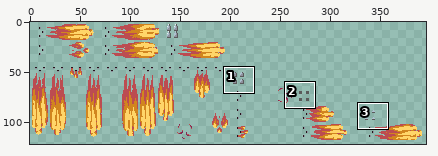
Sprite sheet, stored at assets/anim/traps/traps.png. The picture above shows the old version from afar; the outline marks the close-up.
Close-up. Before the edit:
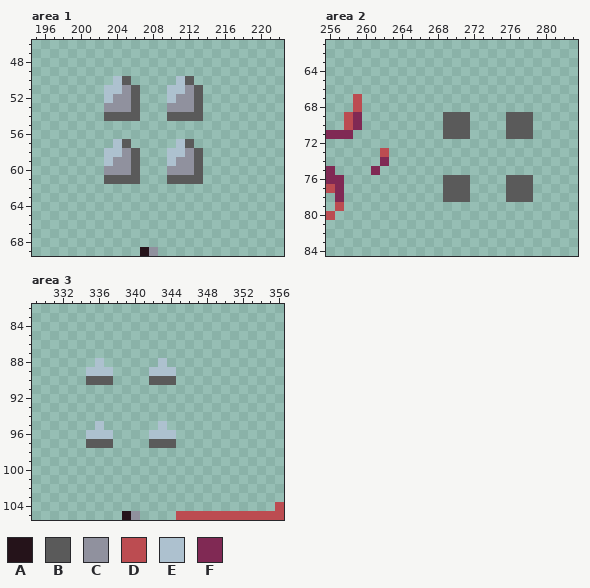
The file is 512x128 pixels. Shown: area 1: x 195..222, y 46..69; area 2: x 256..283, y 61..84; area 3: x 329..356, y 82..105. The wide view leaves out empty margins.
Palette (. is transparent): A #25131a  B #5a5a5a  C #90919e  D #bc4c51  E #adc1cf  F #802954
Pixels before, area 1, first column x 203:
50 .EB.....EB.
51 EECB...EECB
52 ECCB...ECCB
53 CCCB...CCCB
54 BBBB...BBBB
55 ...........
56 ...........
57 .EB.....EB.
58 EECB...EECB
59 ECCB...ECCB
60 CCCB...CCCB
61 BBBB...BBBB
62 ...........
63 ...........
64 ...........
65 ...........
66 ...........
67 ...........
68 ...........
69 ....AC.....
Pixels before, area 2, first column x 256:
67 ...D...................
68 ...D...................
69 ..DF.........BBB....BBB
70 ..DF.........BBB....BBB
71 FFF..........BBB....BBB
72 .......................
73 ......D................
74 ......F................
75 F....F.................
76 FF...........BBB....BBB
77 DF...........BBB....BBB
78 .F...........BBB....BBB
79 .D.....................
80 D......................
Pixels before, area 3, first column x 335:
 88 .E......E.............
 89 EEE....EEE............
 90 BBB....BBB............
 91 ......................
 92 ......................
 93 ......................
 94 ......................
 95 .E......E.............
 96 EEE....EEE............
 97 BBB....BBB............
 98 ......................
 99 ......................
100 ......................
101 ......................
102 ......................
103 ......................
104 .....................D
105 ....AC....DDDDDDDDDDDD
After:
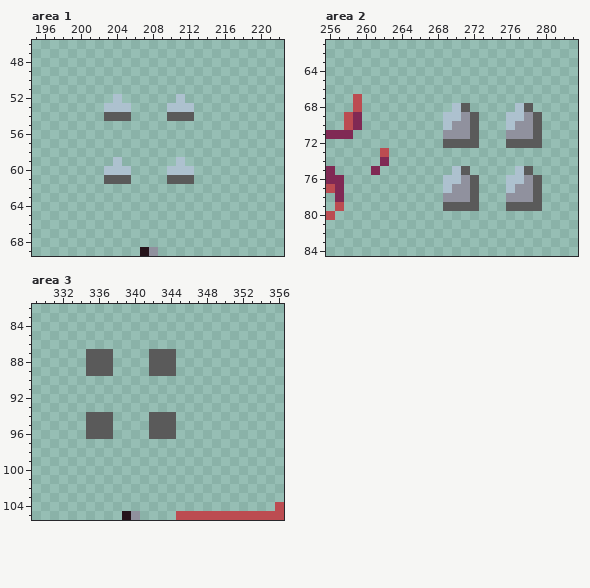
The commit says: Changed peaks trap animation
Changes in this commit:
{"where": "area 1"}
{"y":50,"x":204,"old":"EB","new":".."}
{"y":50,"x":211,"old":"EB","new":".."}
{"y":51,"x":203,"old":"EECB","new":"...."}
{"y":51,"x":210,"old":"EECB","new":"...."}
{"y":52,"x":203,"old":"ECCB","new":".E.."}
{"y":52,"x":210,"old":"ECCB","new":".E.."}
{"y":53,"x":203,"old":"CCCB","new":"EEE."}
{"y":53,"x":210,"old":"CCCB","new":"EEE."}
{"y":54,"x":206,"old":"B","new":"."}
{"y":54,"x":213,"old":"B","new":"."}
{"y":57,"x":204,"old":"EB","new":".."}
{"y":57,"x":211,"old":"EB","new":".."}
{"y":58,"x":203,"old":"EECB","new":"...."}
{"y":58,"x":210,"old":"EECB","new":"...."}
{"y":59,"x":203,"old":"ECCB","new":".E.."}
{"y":59,"x":210,"old":"ECCB","new":".E.."}
{"y":60,"x":203,"old":"CCCB","new":"EEE."}
{"y":60,"x":210,"old":"CCCB","new":"EEE."}
{"y":61,"x":206,"old":"B","new":"."}
{"y":61,"x":213,"old":"B","new":"."}
{"where": "area 2"}
{"y":68,"x":270,"old":"..","new":"EB"}
{"y":68,"x":277,"old":"..","new":"EB"}
{"y":69,"x":269,"old":"BBB.","new":"EECB"}
{"y":69,"x":276,"old":"BBB.","new":"EECB"}
{"y":70,"x":269,"old":"BBB.","new":"ECCB"}
{"y":70,"x":276,"old":"BBB.","new":"ECCB"}
{"y":71,"x":269,"old":"BBB.","new":"CCCB"}
{"y":71,"x":276,"old":"BBB.","new":"CCCB"}
{"y":72,"x":269,"old":"....","new":"BBBB"}
{"y":72,"x":276,"old":"....","new":"BBBB"}
{"y":75,"x":270,"old":"..","new":"EB"}
{"y":75,"x":277,"old":"..","new":"EB"}
{"y":76,"x":269,"old":"BBB.","new":"EECB"}
{"y":76,"x":276,"old":"BBB.","new":"EECB"}
{"y":77,"x":269,"old":"BBB.","new":"ECCB"}
{"y":77,"x":276,"old":"BBB.","new":"ECCB"}
{"y":78,"x":269,"old":"BBB.","new":"CCCB"}
{"y":78,"x":276,"old":"BBB.","new":"CCCB"}
{"y":79,"x":269,"old":"....","new":"BBBB"}
{"y":79,"x":276,"old":"....","new":"BBBB"}
{"where": "area 3"}
{"y":87,"x":335,"old":"...","new":"BBB"}
{"y":87,"x":342,"old":"...","new":"BBB"}
{"y":88,"x":335,"old":".E.","new":"BBB"}
{"y":88,"x":342,"old":".E.","new":"BBB"}
{"y":89,"x":335,"old":"EEE","new":"BBB"}
{"y":89,"x":342,"old":"EEE","new":"BBB"}
{"y":90,"x":335,"old":"BBB","new":"..."}
{"y":90,"x":342,"old":"BBB","new":"..."}
{"y":94,"x":335,"old":"...","new":"BBB"}
{"y":94,"x":342,"old":"...","new":"BBB"}
{"y":95,"x":335,"old":".E.","new":"BBB"}
{"y":95,"x":342,"old":".E.","new":"BBB"}
{"y":96,"x":335,"old":"EEE","new":"BBB"}
{"y":96,"x":342,"old":"EEE","new":"BBB"}
{"y":97,"x":335,"old":"BBB","new":"..."}
{"y":97,"x":342,"old":"BBB","new":"..."}
{"label":"changed","picture_box":[104,76,140,184]}
{"label":"changed","picture_box":[167,76,203,184]}
{"label":"changed","picture_box":[443,103,542,211]}
{"label":"changed","picture_box":[86,349,113,385]}
{"label":"changed","picture_box":[149,349,176,385]}
{"label":"changed","picture_box":[86,412,113,448]}
{"label":"changed","picture_box":[149,412,176,448]}
